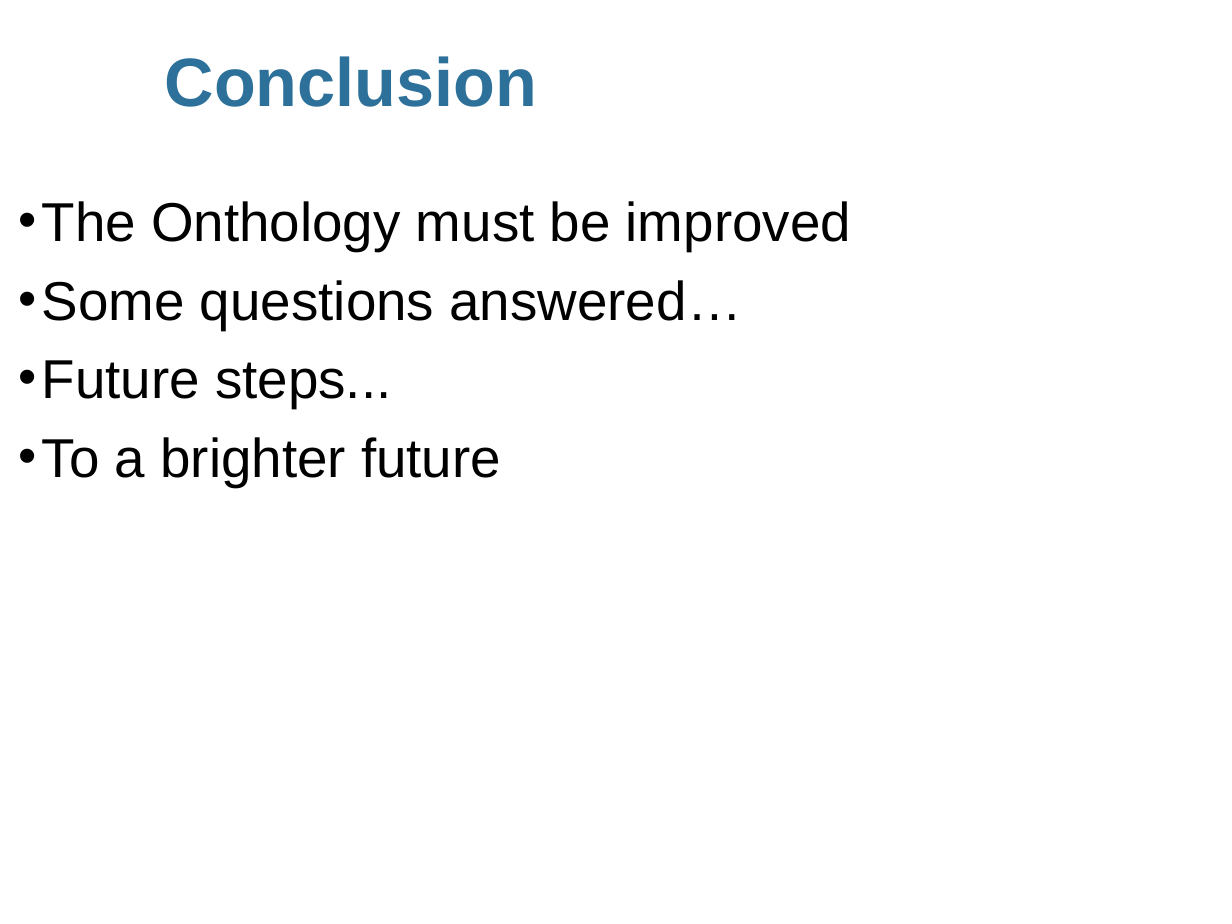
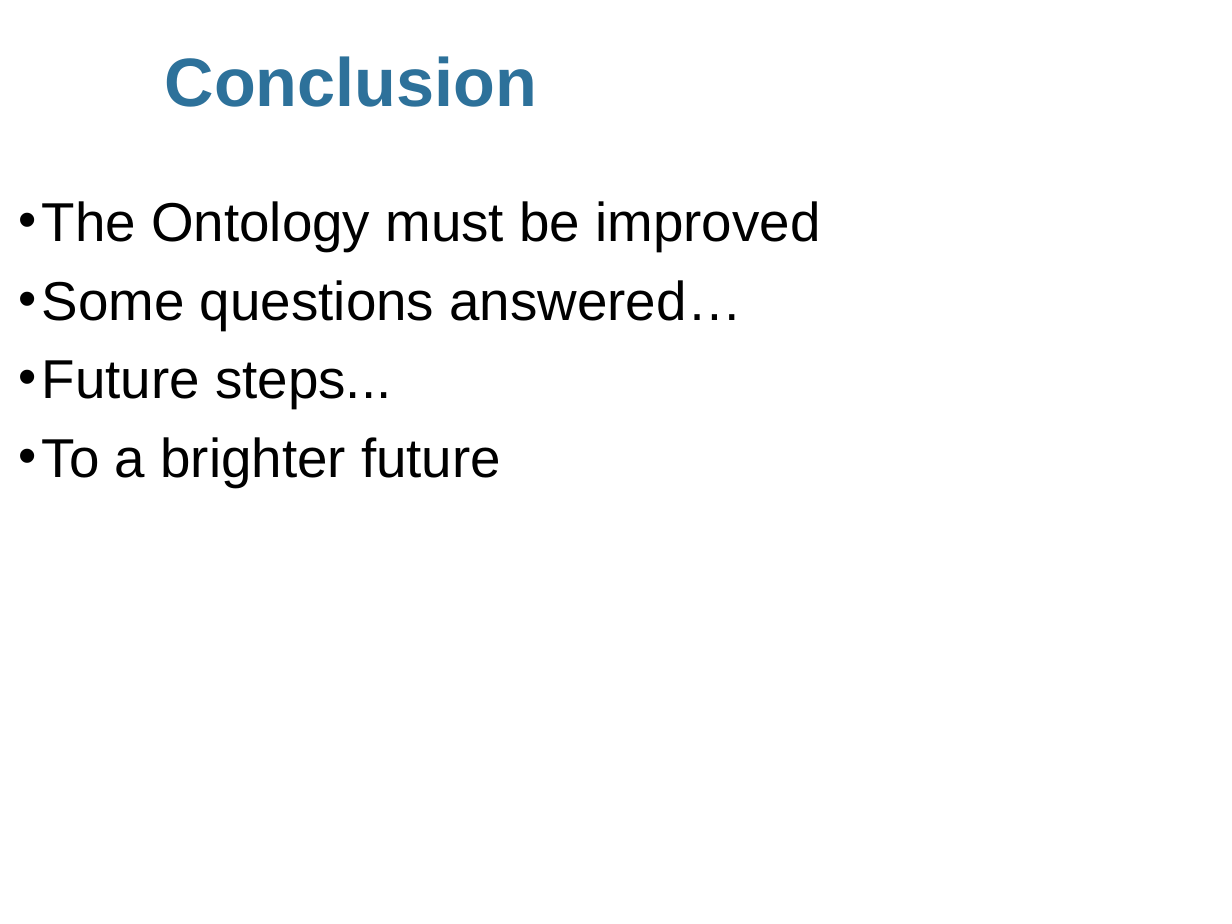
Before and after one commit to LUDES-PESC/Generico, a slide deck: slide 10 of Artigos Apresentados/SBGames2017_Onthology.pptx. Drawn at 1232x924 pixels with LibreOffice and Linux fonts; fonts in the diff are those of the drawing; background and template pictures are left out. Boxes give left, top, right and bottom in pixels: in the first picture for what was removed or moved away, otherwise in the second. Text is boxed around its words. In the diff, an @@ line names an element or a change of style, - is before the commit and + after.

```diff
--- a/Artigos Apresentados/SBGames2017_Onthology.pptx
+++ b/Artigos Apresentados/SBGames2017_Onthology.pptx
@@ text at (42,201,820,251): text changed @@
-• The Onthology must be improved
+• The Ontology must be improved
```
Also in this commit, not shown: 3 other slides changed.
